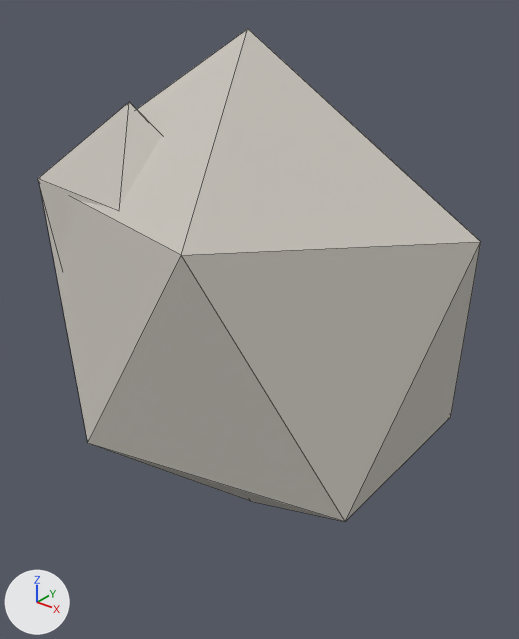
One commit to the glTF model assets/procedural/pretty/rock_mid.glb: the scene before it, then after it.
Both versions are drawn from a 50 mm camera at (0.619, -0.78, 0.815) aimed at (0.007, -0.015, 0.341). Lighting does not change. The marker at lower left points along +X, +Y and +Z. The first picture is the older version. Mesh edges are drawn as thin lines. Vertices at exactly the same position are counted once.

In view in the first picture: 'rock_mid_root'.
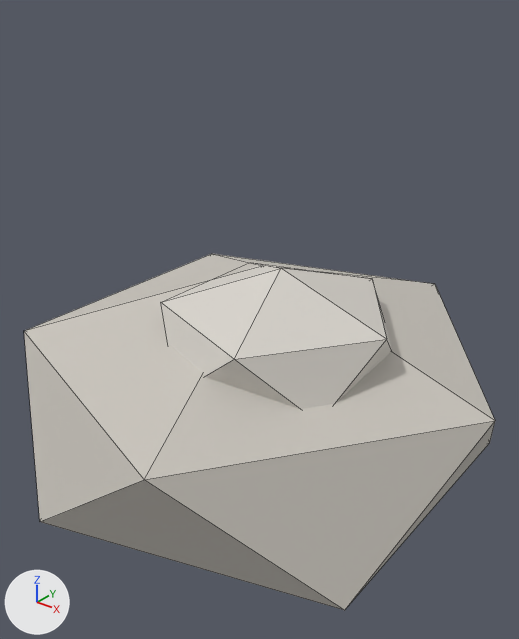
Pixel boxes (x1, y1, x2, y2) of what changed, in the pictures (519 x 639 px; the box of a moved part takes in the faces that stretch with it):
'rock_mid_root', reshaped (6% wider, 28% shorter)
    before: (38, 29, 481, 522)
    after: (24, 254, 495, 610)
part 1 of me_rock_mid_mesh, moved or reshaped
    before: (41, 29, 481, 522)
    after: (24, 254, 495, 610)
part 2 of me_rock_mid_mesh, moved or reshaped (not visible afterwards)
    before: (38, 102, 162, 255)
part 3 of me_rock_mid_mesh, moved or reshaped (not visible before)
    after: (161, 262, 392, 409)

Edits to the bpy script that builds the scene:
```text
Change me_rock_mid_mesh:
    used by ob_rock_mid_root; location = (0.0, 0.0, 0.0)
    remove me_rock_mid_mesh.from_pydata(...)  # 36 vertices, 60 faces; spans x -0.335..0.335, y -0.269..0.269, z 0.0..0.75
    add me_rock_mid_mesh.from_pydata(...)  # 36 vertices, 60 faces; spans x -0.375..0.375, y -0.357..0.357, z 0.0..0.45
    me_rock_mid_mesh part 1: the loose piece of 12 vertices spanning x -0.335..0.335, y -0.269..0.209, z 0.0..0.75 is scaled about its middle by (1.12, 1.49, 0.562), then moved by (0.0, 0.03, -0.164)
    me_rock_mid_mesh part 2: the loose piece of 12 vertices spanning x -0.289..0.08, y -0.222..-0.063, z 0.252..0.665 is scaled about its middle by (1.12, 2.46, 0.341), then moved by (-0.012, 0.236, -0.332)
    me_rock_mid_mesh part 3: the loose piece of 12 vertices spanning x -0.088..0.213, y 0.046..0.269, z 0.165..0.502 is scaled about its middle by (1.12, 1.44, 0.583), then moved by (0.007, -0.204, 0.018)
```
